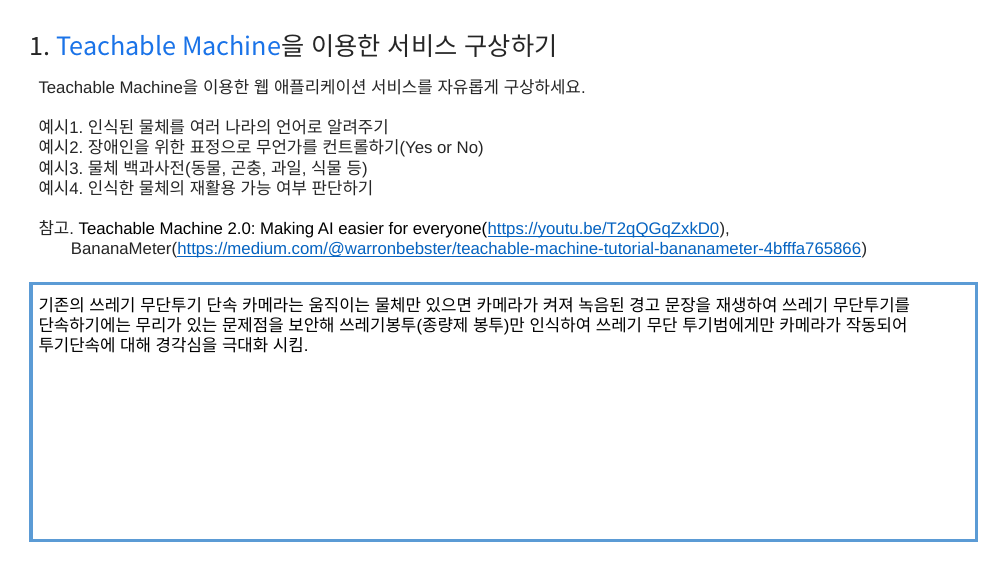
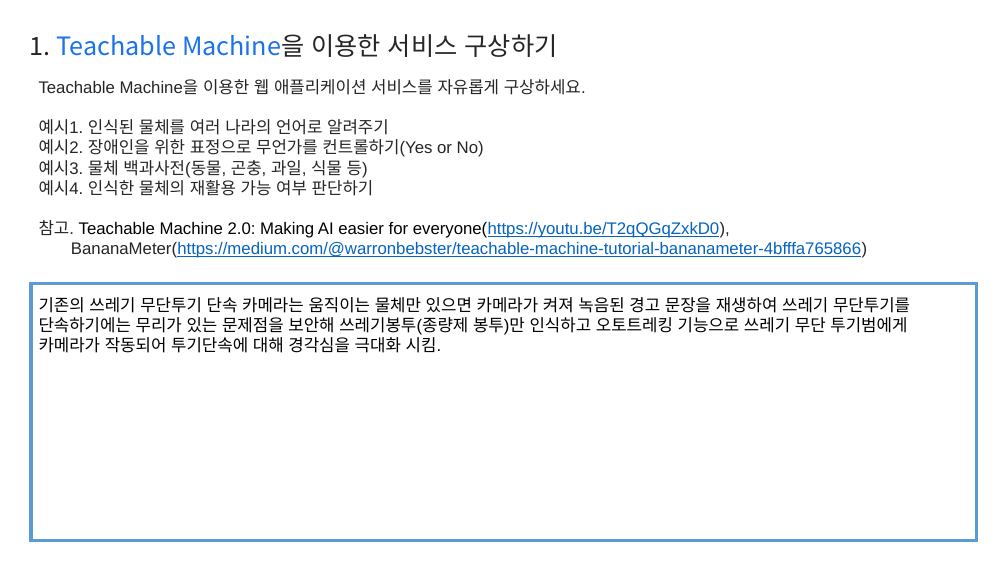
Before and after one commit to wonnem/leehyewon, a slide deck: slide 2 of Report.pptx. Drawn at 1008x567 pixels with LibreOffice and Linux fonts; fonts in the diff are those of the drawing. Boxes give left, top, right and bottom in pixels: in the first picture for what was removed or moved away, otherwise in the second. Text is boxed around its words. In the diff, an @@ line names an element or a change of style, - is before the commit and + after.

Commit message:
update

```diff
--- a/Report.pptx
+++ b/Report.pptx
@@ text at (39,297,910,353): text changed @@
-기존의 쓰레기 무단투기 단속 카메라는 움직이는 물체만 있으면 카메라가 켜져 녹음된 경고 문장을 재생하여 쓰레기 무단투기를 단속하기에는 무리가 있는 문제점을 보안해 쓰레기봉투(종량제 봉투)만 인식하여 쓰레기 무단 투기범에게만 카메라가 작동되어 투기단속에 대해 경각심을 극대화 시킴.
+기존의 쓰레기 무단투기 단속 카메라는 움직이는 물체만 있으면 카메라가 켜져 녹음된 경고 문장을 재생하여 쓰레기 무단투기를 단속하기에는 무리가 있는 문제점을 보안해 쓰레기봉투(종량제 봉투)만 인식하고 오토트레킹 기능으로 쓰레기 무단 투기범에게 카메라가 작동되어 투기단속에 대해 경각심을 극대화 시킴.
```
